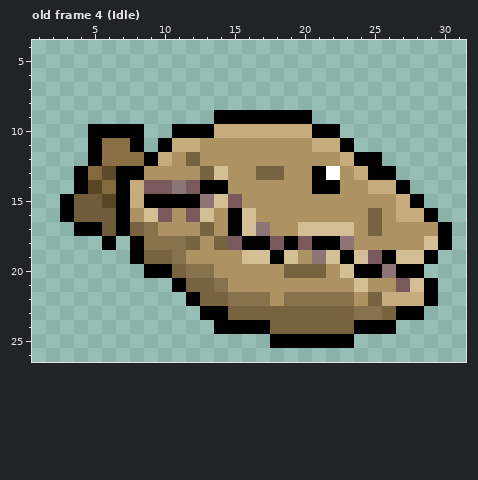
Pixel-art file: Sprites and Backdrops/Aseprite/Scallop.aseprite. The first picture shows the starting point.
32x32 pixels, 12 frames. Shown: old frame 4 (Idle): x 1..31, y 4..26. The commit also changed other frames, which this record leaves out.
Now the later version:
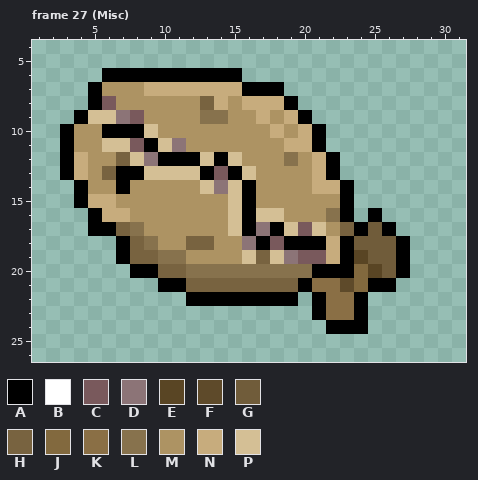
Palette (. is transparent): A #000000  B #ffffff  C #79595c  D #8c7477  E #594524  F #5e4a2a  G #705c3a  H #786340  J #82693e  K #8a6f45  L #87724d  M #ad9363  N #c7ac7d  P #d4bf95
A new or re-ordered frame is compared with the old frame closest to it.
From old to new:
frames 12 -> 27
--- frame 27 (Misc) is new; against old frame 4 (Idle)
@@ x 1..31 @@
  5 ...............................
- 6 ...............................
- 7 ...............................
- 8 ...............................
- 9 .............AAAAAAA...........
-10 ....AAAA..AAANNNNNNNAA.........
-11 ....AKKA.ANNMMMMMMMMNNA........
-12 ....AKKKANMHMMMMMMMMMMNAA......
-13 ...AJFAAMMMMHPMMHHMMABMNAA.....
-14 ...AEJANCCDCAAMMMMMMAAMMNNA....
-15 ..AGGEANAAAADPCMMMMMMMMMMMNA...
-16 ..AGGGAMPCMCPMAPMMMMMMMMHMNNA..
-17 ...AAGAHLMMMHMAPDMMPPPPMHMMMMA.
-18 .....A.ALLLHMHCAACACAADMMMMMPA.
-19 .......AHHLMMMMPPAPMDPAPCAPPA..
-20 ........AAHLLMMMMMHHHMPAADAA...
-21 ..........AHHLMMMMMMMMMPMMCPA..
-22 ...........AHHLLLMLLLLLMHNNNA..
-23 ............AAHHHHHHHHHLLHAA...
-24 .............AAAAHHHHHHAAA.....
-25 .................AAAAAA........
+ 6 .....AAAAAAAAAA................
+ 7 ....AMMMNNNNNNNAAA.............
+ 8 ....ACMMMMMMHNMNNNA............
+ 9 ...APPDCMMMMLLMMNMNA...........
+10 ..AMMAAAPMMMMMMMMNMNA..........
+11 ..AMMPPCAPDMMMMMMMNNA..........
+12 ..ANMMHPDAAAPAPMMMLMNA.........
+13 ..ANMHAAPPPPACAPMMMMNA.........
+14 ...AMMAMMMMMPDPAMMMMNNA........
+15 ...ANNMMMMMMMMPAMMMMMMA........
+16 ....ANNMMMMMMMPAPPMMMLA.A......
+17 ....AAHLMMMMMMPADAPCPMHAGA.....
+18 ......AHLMMHHMMDACAAANAGGGA....
+19 ......AHHLLMMMMPHPDCCNAEGGA....
+20 .......AAHHLLLLLLLLLAAAJEGA....
+21 .........AAHHHHHHHHAKKFJAA.....
+22 ...........AAAAAAAA.AKKA.......
+23 ....................AKKA.......
+24 .....................AAA.......
+25 ...............................
 26 ...............................
